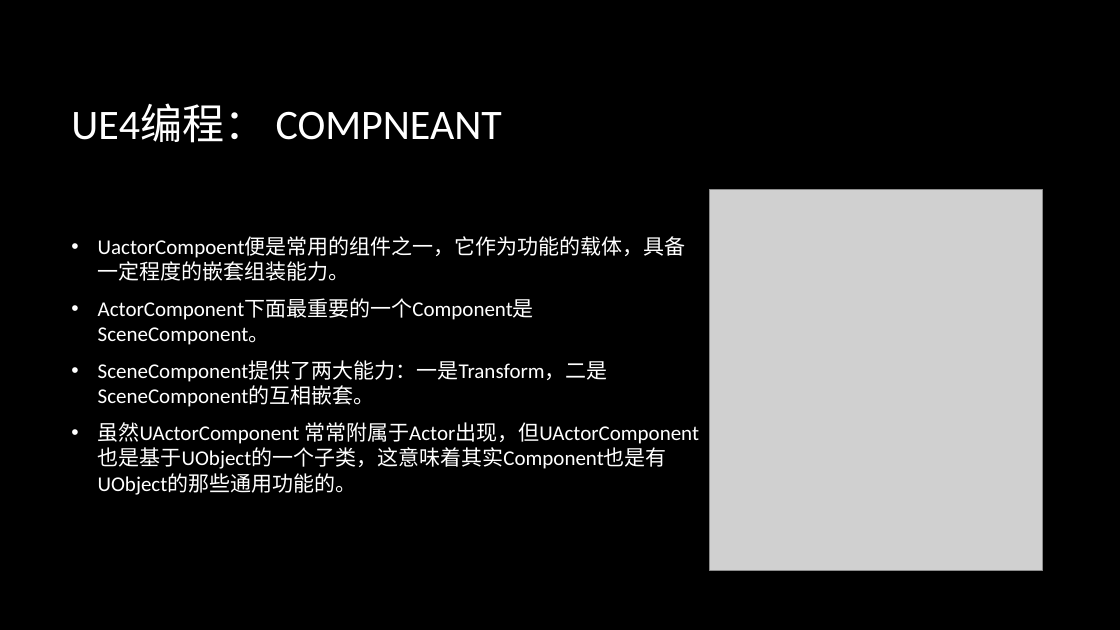
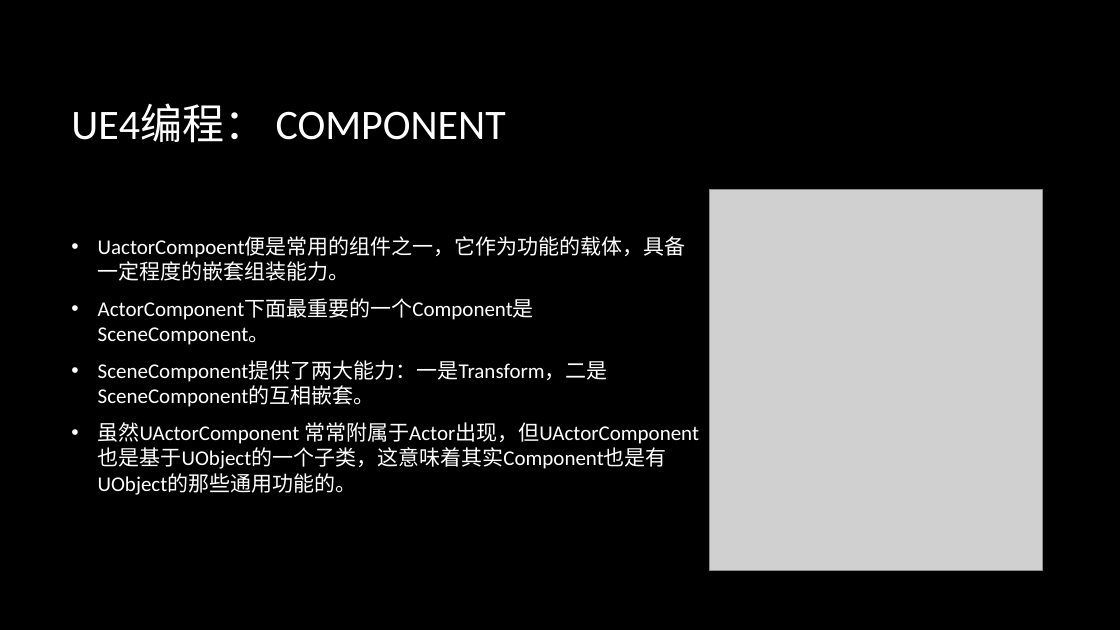
Before and after one commit to BattalionCommander/UE4_C-_Notes, a slide deck: slide 23 of Unreal engine 4.pptx. Drawn at 1120x630 pixels with LibreOffice and Linux fonts; fonts in the diff are those of the drawing; grey boxes stand for pictures; background and template pictures are left out. Boxes give left, top, right and bottom in pixels: in the first picture for what was removed or moved away, otherwise in the second. Text is boxed around its words. In the diff, an @@ line names an element or a change of style, - is before the commit and + after.

```diff
--- a/Unreal engine 4.pptx
+++ b/Unreal engine 4.pptx
@@ title at <box>71,105,506,143</box>: text changed @@
-UE4编程： COMPNEANT
+UE4编程： COMPONENT
```
Also in this commit, not shown: 2 other files.
